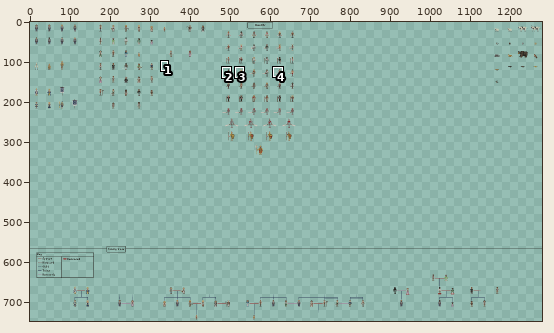
File history of a sprite sheet, Assets/Development/Dev_Characters/CharacterSheet.png. The first picture is a wide view before the edit; the outline marks the close-up.
Close-up. Before the commit:
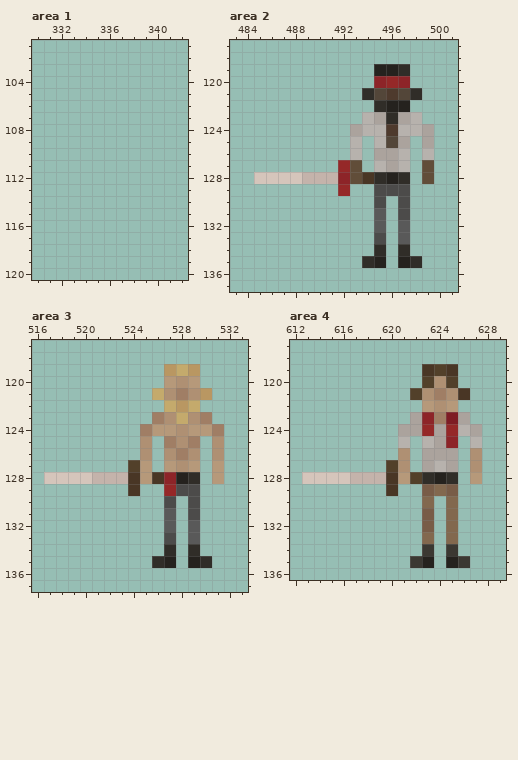
The file is 1280x1280 pixels. Colours within 5 levels of each other are drawn and written as one. Shown: area 1: x 330..342, y 101..120; area 2: x 483..501, y 117..137; area 3: x 516..533, y 117..137; area 4: x 612..629, y 117..136. The wide view leaves out empty margins. The commit also changed other parts of the picture, which this record leaves out.
After the commit:
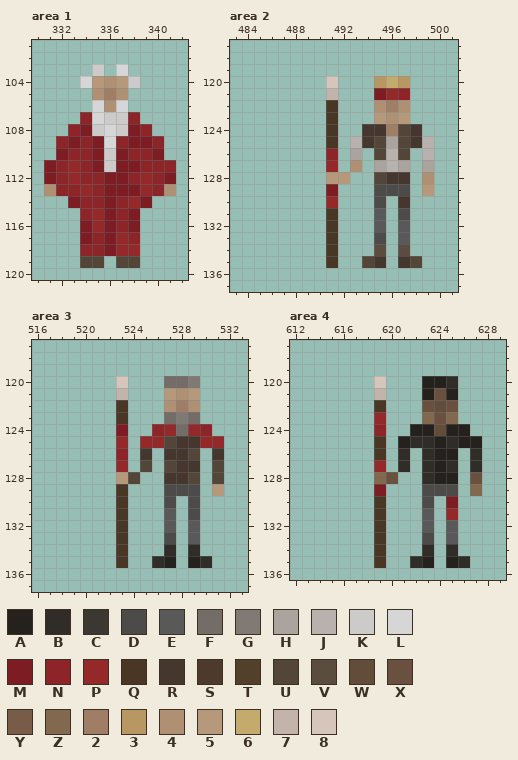
Palette (. is transparent): A #25221e  B #302d28  C #3b3832  D #4c4b4a  E #595959  F #746c67  G #817a74  H #aba39d  J #b7b2ad  K #cccbca  L #d6d6d6  M #7e1c24  N #8d2428  P #952828  Q #493625  R #45372d  S #4e3a2d  T #52402a  U #534639  V #5a4c3f  W #614d39  X #6a503e  Y #785c47  Z #82684e  2 #a07e65  3 #b99762  4 #af9073  5 #b6997a  6 #c4aa6c  7 #c4b3ab  8 #d5c5bb
Diff:
Area 1:
y 103: x 335 . -> K; x 337 . -> L
y 104: x 334..338 ..... -> L545K
y 105: x 335..337 ... -> 424
y 106: x 335..337 ... -> L4L
y 107: x 334..338 ..... -> NLKKN
y 108: x 333..339 ....... -> NMKLKMN
y 109: x 332..340 ......... -> NMNMLNMMN
y 110: x 332..340 ......... -> MNNMKMNNM
y 111: x 331..341 ........... -> MNPNMKMMNNN
y 112: x 331..341 ........... -> MNPNNMMNPNM
y 113: x 331..341 ........... -> 4NNPNMMMPN4
y 114: x 333..339 ....... -> MNNMNPM
y 115: x 334..338 ..... -> NPMNM
y 116: x 334..338 ..... -> MPMNM
y 117: x 334..338 ..... -> MNMPN
y 118: x 334..338 ..... -> NNMPP
y 119: x 334..335 .. -> UU; x 337..338 .. -> UU
Area 2:
y 119: x 495..497 AAB -> ...
y 120: x 491 . -> 8; x 495..497 NPN -> 363
y 121: x 491 . -> 7; x 494..498 BUSUB -> .MPN.
y 122: x 491 . -> Q; x 495..497 BAA -> 424
y 123: x 491 . -> Q; x 494..498 JHBHJ -> .545.
y 124: x 491 . -> Q; x 493..499 HJJSJJH -> .RR2UR.
y 125: x 491 . -> Q; x 494..499 .JUH.H -> RUHURJ
y 126: x 491 . -> N; x 493 J -> H; x 495..497 HHJ -> UJU
y 127: x 491..493 .PW -> P.4; x 495..497 JHJ -> HJH; x 499 W -> H
y 128: x 485..497 8888777NWQBAB -> ......55..URR; x 499 W -> 4
y 129: x 491..492 .P -> M.; x 499 . -> 5
y 130: x 491 . -> P; x 497 D -> R
y 131..133: x 491 . -> Q
y 134: x 491 . -> Q; x 495 B -> V; x 497 B -> V
y 135: x 491 . -> Q; x 494..495 BA -> UR; x 497..498 AB -> RU
Area 3:
y 119: x 527..529 363 -> ...
y 120: x 523 . -> 8; x 527..529 545 -> FFG
y 121: x 523 . -> 7; x 526..530 64243 -> .545.
y 122: x 523 . -> Q; x 527..529 636 -> 424
y 123: x 523 . -> Q; x 526..530 24642 -> .FGF.
y 124: x 523 . -> M; x 525..531 2554552 -> .NPFPN.
y 125: x 523 . -> P; x 525..531 4.242.4 -> PPURRPP
y 126: x 523 . -> N; x 525 4 -> R; x 527..529 424 -> RRU; x 531 4 -> R
y 127: x 523..525 .T5 -> P.U; x 527..529 545 -> URR; x 531 5 -> U
y 128: x 517..529 8888777Q5QNAB -> ......5U..RRU; x 531 5 -> U
y 129: x 523..524 .Q -> Q.; x 527 P -> D; x 531 . -> 5
y 130..135: x 523 . -> Q
Area 4:
y 119: x 623..625 QTQ -> ...
y 120: x 619 . -> 8; x 623..625 T4T -> AAB
y 121: x 619 . -> 7; x 622..626 T424Q -> .AXA.
y 122: x 619 . -> Q; x 623..625 545 -> XWX
y 123: x 619 . -> P; x 622..626 HN2MH -> .ZXZ.
y 124: x 619 . -> N; x 621..627 HHPHPJH -> .AAWAA.
y 125: x 619 . -> Q; x 621..627 J.JHN.J -> ABBABAA
y 126: x 619 . -> Q; x 621 4 -> B; x 623..625 HHH -> BAA; x 627 4 -> B
y 127: x 619..621 .T4 -> P.B; x 623..625 HJH -> BAB; x 627 4 -> B
y 128: x 613..622 8888777Q5T -> ......ZX..; x 625 B -> A; x 627 5 -> X
y 129: x 619..620 .Q -> M.; x 623..625 YZY -> DDD; x 627 . -> Z
y 130: x 619 . -> Q; x 623 Z -> D; x 625 Z -> M
y 131: x 619 . -> Q; x 623 Y -> E; x 625 Z -> P
y 132: x 619 . -> Q; x 623 Y -> E; x 625 Z -> E
y 133: x 619 . -> Q; x 623 Z -> D; x 625 Z -> E
y 134: x 619 . -> Q; x 623 C -> B; x 625 C -> B
y 135: x 619 . -> Q; x 622 C -> B; x 626 C -> B
Boxes around the changes in both close-ups, in picture pixels (x1, y1, x2, y2):
added: (44, 64, 176, 268)
changed: (254, 64, 434, 268)
changed: (44, 364, 224, 568)
changed: (302, 364, 482, 568)
